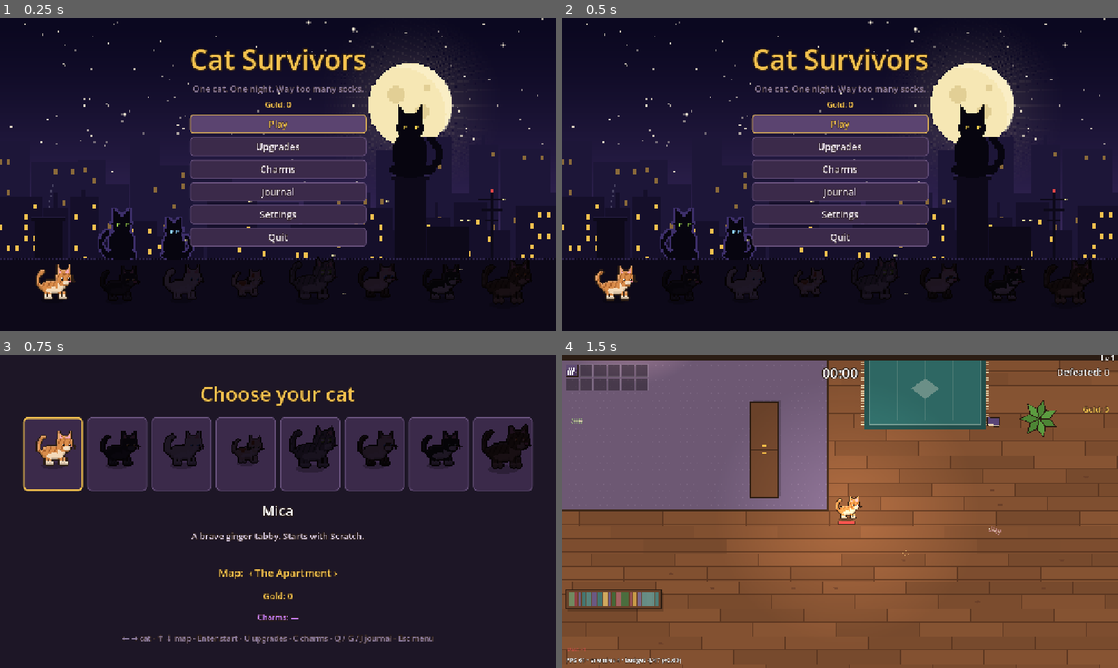
Above: before the commit, frames 1-4 (two rows, left to right).
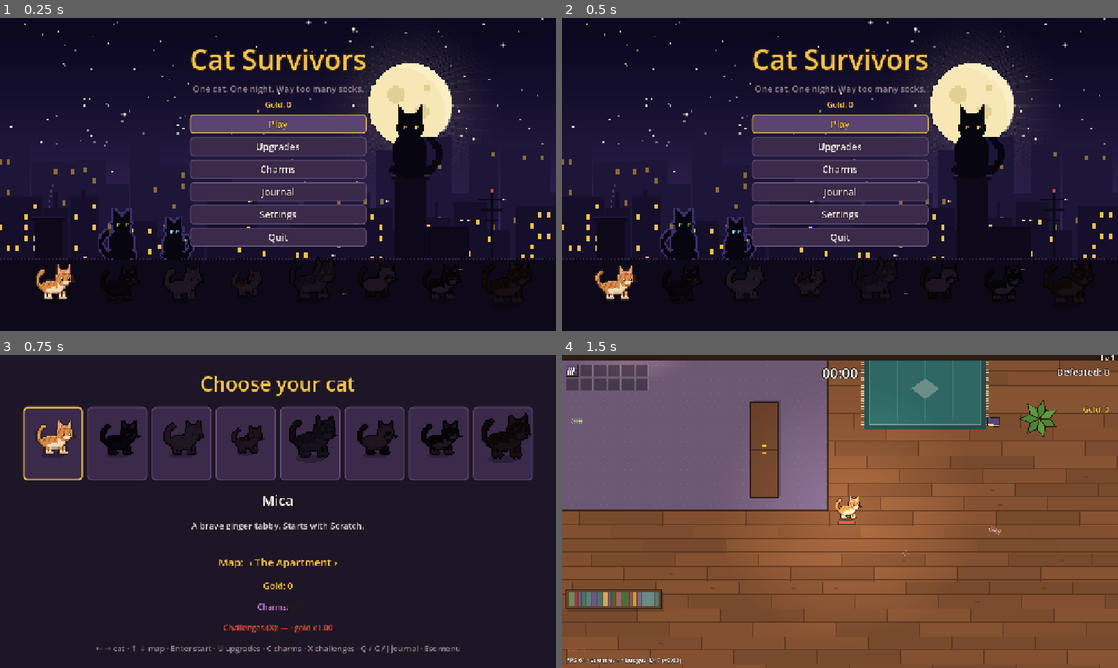
Above: after the commit, the same moments.

Repository: johnniccon01/cat-survivors
Game: Godot game, scene res://scenes/main_menu.tscn
The game is run twice, just before and just after one commit, with the same random seed, the same clock (stepped at 60 frames per second) and the same inputs.
Inputs (mouse positions are in pixels of both pictures, inside the frame that each line leads up to):
- Up to frame 1 (0.25 s): no input
- Up to frame 2 (0.5 s): no input
- Up to frame 3 (0.75 s): click "Play" at 0.5 s
- Up to frame 4 (1.5 s): tap Enter (ui_accept) at 1.25 s; move the mouse to (962, 495) at 1.27 s; hold D (move_right) from 1.28 s (still down); hold C (charms) from 1.28 s (still down); click (962, 495) at 1.42 s

Frames 1-2 are identical in both runs. In frame 3, 15% of the frame differs, in the area x 4-96%, y 6-96%; in frame 4, nothing differs.

Commit message:
Challenges: harder nights for more gold
X on the cat select screen opens the challenges (saved with the profile):
Turbo (everything 25 % faster), Glass Cat (half health, +50 % damage), No
Healing, One Weapon and Cursed Night (more, tougher, faster enemies). Each
multiplies the gold from the night; they stack. Wins are recorded per
challenge for a new quest line (Daredevil). --challenges=A,B for tests; the
hit-stop now restores the run's own game speed.

Co-Authored-By: Claude Opus 5.5 <noreply@anthropic.com>

Diff:
--- /dev/null
+++ b/data/challenges.json
@@ -0,0 +1,17 @@
+{
+  "HYPER": {
+    "gold": 1.3
+  },
+  "GLASS": {
+    "gold": 1.4
+  },
+  "NO_HEAL": {
+    "gold": 1.5
+  },
+  "ONE_WEAPON": {
+    "gold": 1.5
+  },
+  "CURSED": {
+    "gold": 1.6
+  }
+}
--- a/data/questbook.json
+++ b/data/questbook.json
@@ -725,6 +725,35 @@
           }
         }
       ]
+    },
+    "DARING": {
+      "chapter": "main",
+      "tiers": [
+        {
+          "type": "flags",
+          "prefix": "win_challenge:",
+          "target": 1,
+          "reward": {
+            "gold": 300
+          }
+        },
+        {
+          "type": "flags",
+          "prefix": "win_challenge:",
+          "target": 5,
+          "reward": {
+            "charm": "TWIN_KITTEN"
+          }
+        },
+        {
+          "type": "flag",
+          "flag": "win_three_challenges",
+          "target": 1,
+          "reward": {
+            "gold": 2500
+          }
+        }
+      ]
     }
   }
 }
--- a/locale/translations.csv
+++ b/locale/translations.csv
@@ -127,7 +127,7 @@
 QUEST_FRIDGE_OPEN,Stay by the fridge to open it,Zostaň pri chladničke a otvor ju
 QUEST_FRIDGE_FIGHT,Defeat the leftovers: %d left,Poraz zvyšky: zostáva %d
 SELECT_TITLE,Choose your cat,Vyber si mačku
-SELECT_HINT,← → cat · ↑ ↓ map · Enter start · U upgrades · C charms · Q / G / J journal · Esc menu,← → mačka · ↑ ↓ mapa · Enter štart · U vylepšenia · C prívesky · Q / G / J denník · Esc menu
+SELECT_HINT,← → cat · ↑ ↓ map · Enter start · U upgrades · C charms · X challenges · Q / G / J journal · Esc menu,← → mačka · ↑ ↓ mapa · Enter štart · U vylepšenia · C prívesky · X výzvy · Q / G / J denník · Esc menu
 SELECT_LOCKED,???,???
 GAME_OVER_MENU,Esc – change cat,Esc – zmeniť mačku
 QUEST_RESCUE_ESCORT,Walk %s to the safe cat bed,Odprevaď: %s do bezpečného pelechu
@@ -691,3 +691,24 @@
 ENEMY_SCARECROW_DESC,Marks the ground and stabs it with a pitchfork. Calls its crows.,Označí zem a zabodne do nej vidly. Volá si vrany.
 ENEMY_THUNDERCLOUD_NAME,The Thundercloud,Búrkový mrak
 ENEMY_THUNDERCLOUD_DESC,Drifts overhead and calls lightning down where it points.,"Pláva nad strechami a zosiela blesky tam, kam ukáže."
+CHALLENGES_TITLE,Challenges,Výzvy
+CHALLENGES_HINT,↑ ↓ choose · Enter on / off · X / Esc back,↑ ↓ výber · Enter zapnúť / vypnúť · X / Esc späť
+CHALLENGES_GOLD,Gold from the night: x%.2f,Zlato z noci: ×%.2f
+CHALLENGES_MULT,gold x%.1f,zlato ×%.1f
+CHALLENGES_ON,Challenges: %s (gold x%.2f),Výzvy: %s (zlato ×%.2f)
+SELECT_CHALLENGES,Challenges (X): %s · gold x%.2f,Výzvy (X): %s · zlato ×%.2f
+SUMMARY_CHALLENGE,Challenges x%.2f: +%d gold,Výzvy ×%.2f: +%d zlata
+CHALLENGE_HYPER_NAME,Turbo,Turbo
+CHALLENGE_HYPER_DESC,Everything runs 25% faster – you too.,Všetko beží o 25 % rýchlejšie – aj ty.
+CHALLENGE_GLASS_NAME,Glass Cat,Krehká mačka
+CHALLENGE_GLASS_DESC,"Half the health, but +50% damage.","Polovica zdravia, ale +50 % poškodenie."
+CHALLENGE_NO_HEAL_NAME,No Healing,Bez liečenia
+CHALLENGE_NO_HEAL_DESC,"Hearts, sardines and regeneration don't heal you.","Srdiečka, sardinky ani regenerácia ťa nevyliečia."
+CHALLENGE_ONE_WEAPON_NAME,One Weapon,Jediná zbraň
+CHALLENGE_ONE_WEAPON_DESC,You keep your starting weapon – no others.,Ostane ti len štartová zbraň – žiadne ďalšie.
+CHALLENGE_CURSED_NAME,Cursed Night,Prekliata noc
+CHALLENGE_CURSED_DESC,"More enemies, tougher and faster.","Viac nepriateľov, odolnejších a rýchlejších."
+QB_DARING_NAME,Daredevil,Odvážlivec
+QB_DARING_1,Win a night with a challenge on.,Vyhrať noc so zapnutou výzvou.
+QB_DARING_2,Win with each of the 5 challenges.,Vyhrať s každou z 5 výziev.
+QB_DARING_3,Win a night with 3 challenges at once.,Vyhrať noc s 3 výzvami naraz.
--- a/scripts/autoload/game_data.gd
+++ b/scripts/autoload/game_data.gd
@@ -19,6 +19,8 @@
 var branches: Dictionary = {}
 ## Champion affixes: id -> {hp, speed, damage, taken, scale, split, regen, bomb, color}
 var champions: Dictionary = {}
+## Challenges: id -> {gold}
+var challenges: Dictionary = {}
 ## Weighted drop table for broken props: [{kind, weight, value}]
 var loot: Array = []
 
@@ -35,6 +37,7 @@
 	questbook = _load_json("res://data/questbook.json")
 	branches = _load_json("res://data/branches.json")
 	champions = _load_json("res://data/champions.json")
+	challenges = _load_json("res://data/challenges.json")
 	var props_file := _load_json("res://data/props.json")
 	props = props_file.get("props", {})
 	loot = props_file.get("loot", [])
@@ -73,6 +76,7 @@
 	_add_keys("questbook", [KEY_Q])
 	_add_keys("journal", [KEY_J])
 	_add_keys("endless", [KEY_E])
+	_add_keys("challenges", [KEY_X])
 	_add_keys("toggle_numbers", [KEY_N])
 	_add_keys("toggle_shake", [KEY_K])
 	_add_axis("move_left", JOY_AXIS_LEFT_X, -1.0)
--- a/scripts/autoload/profile.gd
+++ b/scripts/autoload/profile.gd
@@ -29,6 +29,8 @@
 var powerups: Dictionary = {}
 ## Quest book: line id -> steps done
 var questbook: Dictionary = {}
+## Challenges switched on for the next nights.
+var challenges: Array[String] = []
 
 
 func _ready() -> void:
@@ -59,6 +61,9 @@
 		spent = cfg.get_value("shop", "spent", 0)
 		powerups = cfg.get_value("shop", "powerups", {})
 		questbook = cfg.get_value("questbook", "steps", {})
+		for id: String in cfg.get_value("challenge", "active", []):
+			if GameData.challenges.has(id):
+				challenges.append(id)
 	for id: String in GameData.cats:
 		if GameData.cats[id].get("unlocked", false) and id not in unlocked:
 			unlocked.append(id)
@@ -66,8 +71,13 @@
 		selected_cat = "MICA"
 	if not is_stage_unlocked(selected_stage):
 		selected_stage = "LIVING_ROOM"
-	# Debug: `-- --cat=LUNA` / `-- --stage=BASEMENT` skip unlocking.
+	# Debug: `-- --cat=LUNA` / `-- --stage=BASEMENT` skip unlocking,
+	# `-- --challenges=HYPER,GLASS` sets challenges for this run.
 	for arg: String in OS.get_cmdline_user_args():
+		if arg.begins_with("--challenges="):
+			challenges.clear()
+			for id in arg.trim_prefix("--challenges=").split(",", false):
+				challenges.append(id)
 		if arg.begins_with("--cat="):
 			selected_cat = arg.trim_prefix("--cat=")
 		elif arg.begins_with("--stage="):
@@ -130,6 +140,26 @@
 		"cats_unlocked":
 			return unlocked.size()
 	return int(stats.get(key, 0))
+
+
+func has_challenge(id: String) -> bool:
+	return id in challenges
+
+
+func toggle_challenge(id: String) -> void:
+	if id in challenges:
+		challenges.erase(id)
+	else:
+		challenges.append(id)
+	save()
+
+
+## Gold multiplier of all challenges switched on.
+func challenge_gold() -> float:
+	var mult := 1.0
+	for id in challenges:
+		mult *= float(GameData.challenges.get(id, {}).get("gold", 1.0))
+	return mult
 
 
 func has_charm(id: String) -> bool:
@@ -276,4 +306,5 @@
 	cfg.set_value("shop", "spent", spent)
 	cfg.set_value("shop", "powerups", powerups)
 	cfg.set_value("questbook", "steps", questbook)
+	cfg.set_value("challenge", "active", challenges)
 	cfg.save(PATH)
--- a/scripts/main.gd
+++ b/scripts/main.gd
@@ -57,6 +57,7 @@
 ## The devil shows up this long after the second angel save.
 const DEVIL_DELAY := 4.0
 const GOLDEN_MOUSE := "GOLDEN_MOUSE"
+const HYPER_SPEED := 1.25
 ## Seconds between golden mouse visits (random in this range).
 const GOLDEN_EVERY := [150.0, 260.0]
 const GOLDEN_COINS := 10
@@ -120,11 +121,14 @@
 ## The map track playing now (day or night).
 var _music_track := ""
 var _golden_t: float = GOLDEN_EVERY[0]
+## Game speed (Turbo challenge, 4x for the bot), restored after hit-stops.
+var _base_time_scale := 1.0
 ## Endless night: whether it's on, and the gold already banked at the win.
 var _endless := false
 var _banked_gold := 0.0
 var _last_end := ""
 var _champion_seen := false
+var _challenge_shown := false
 
 @onready var player: Player = $Player
 @onready var enemies: EnemyManager = $Enemies
@@ -227,7 +231,8 @@
 	hud.update_inventory(player)
 	if _bot:
 		player.controller = "bot"
-		Engine.time_scale = 4.0
+	_base_time_scale = (4.0 if _bot else 1.0) * (HYPER_SPEED if Profile.has_challenge("HYPER") else 1.0)
+	Engine.time_scale = _base_time_scale
 	for i in int(_arg("--levels=", "0")):
 		Upgrades.apply(player, Upgrades.roll(player)[0])
 	if OS.is_debug_build() and not _bot:
@@ -633,6 +638,10 @@
 		lines.append(tr("SUMMARY_CHARMS_KEPT") % _charm_names())
 		if refund > 0:
 			lines.append(tr("SUMMARY_CHARMS_DUPES") % refund)
+	if not Profile.challenges.is_empty():
+		var bonus := floori(gold * (Profile.challenge_gold() - 1.0))
+		gold += bonus
+		lines.append(tr("SUMMARY_CHALLENGE") % [Profile.challenge_gold(), bonus])
 	Profile.add_gold(gold)
 	for id in Goals.check():
 		lines.append(tr("GOAL_DONE") % [tr("GOAL_%s_NAME" % id), Goals.reward_text(id)])
@@ -677,6 +686,9 @@
 			Profile.set_flag("brink")
 	else:
 		_brink_t = 0.0
+	if not Profile.challenges.is_empty() and spawner.elapsed < 1.0 and not _challenge_shown:
+		_challenge_shown = true
+		hud.show_banner(tr("CHALLENGES_ON") % [", ".join(Profile.challenges.map(func(c: String) -> String: return tr("CHALLENGE_%s_NAME" % c))), Profile.challenge_gold()], 4.0)
 	if not _champion_seen and int(Engine.get_process_frames()) % 30 == 0:
 		for e in enemies.enemies:
 			if e.champion != "":
@@ -830,7 +842,7 @@
 		return
 	Engine.time_scale = 0.08
 	await get_tree().create_timer(0.14, true, false, true).timeout
-	Engine.time_scale = 1.0
+	Engine.time_scale = _base_time_scale
 
 
 ## Expanding golden ring around the cat on level-up.
@@ -859,6 +871,10 @@
 		Profile.set_flag("win_healthy:" + stage)
 	if _was_on_brink:
 		Profile.set_flag("brink_win")
+	for c in Profile.challenges:
+		Profile.set_flag("win_challenge:" + c)
+	if Profile.challenges.size() >= 3:
+		Profile.set_flag("win_three_challenges")
 
 
 func _on_final_boss(boss: Enemy) -> void:
--- a/scripts/player/player.gd
+++ b/scripts/player/player.gd
@@ -114,6 +114,11 @@
 		Profile.set_flag("used:" + id)
 
 
+## Weapon slots: one with the "one weapon" challenge.
+func max_weapons() -> int:
+	return 1 if (controller == "input" or controller == "bot") and Profile.has_challenge("ONE_WEAPON") else MAX_WEAPONS
+
+
 func is_companion() -> bool:
 	return controller == "follow"
 
@@ -145,6 +150,9 @@
 
 
 func heal(amount: float) -> void:
+	# Challenge "no healing": nothing heals the played cat.
+	if (controller == "input" or controller == "bot") and Profile.has_challenge("NO_HEAL"):
+		return
 	hp = minf(hp + amount, max_hp)
 
 
@@ -228,6 +236,13 @@
 			var lv: Dictionary = levels[i]
 			for key: String in lv:
 				stats[key] += lv[key]
+	if controller == "input" or controller == "bot":
+		# Challenges: a fragile cat that hits harder, a cursed night.
+		if Profile.has_challenge("GLASS"):
+			stats["max_hp"] *= 0.5
+			stats["might"] *= 1.5
+		if Profile.has_challenge("CURSED"):
+			stats["curse"] += 0.5
 	var old_max := max_hp
 	max_hp = stats["max_hp"]
 	hp += maxf(max_hp - old_max, 0.0)
--- a/scripts/progression/upgrades.gd
+++ b/scripts/progression/upgrades.gd
@@ -35,7 +35,7 @@
 		if owned != null:
 			if owned.level < owned.max_level():
 				pool.append({"kind": "weapon", "id": id, "level": owned.level + 1, "weight": data.get("rarity", 100)})
-		elif not owned_only and player.weapon_count() < Player.MAX_WEAPONS and not _has_evolution_of(player, id):
+		elif not owned_only and player.weapon_count() < player.max_weapons() and not _has_evolution_of(player, id):
 			pool.append({"kind": "weapon", "id": id, "level": 1, "weight": data.get("rarity", 100)})
 	_add_branch_offers(player, pool)
 	for id: String in GameData.passives:
--- a/scripts/ui/character_select.gd
+++ b/scripts/ui/character_select.gd
@@ -21,13 +21,15 @@
 var _shop: ShopPanel
 var _charms: CharmPanel
 var _journal: JournalPanel
+var _challenges: ChallengePanel
+var _challenge_label: Label
 var _worn: Label
 var _gold: Label
 
 
 func _ready() -> void:
 	for arg: String in OS.get_cmdline_user_args():
-		if arg.begins_with("--") and arg not in ["--shop", "--charms", "--goals", "--journal", "--ui-test"]:
+		if arg.begins_with("--") and arg not in ["--shop", "--charms", "--goals", "--journal", "--challenges", "--ui-test"]:
 			get_tree().change_scene_to_file.call_deferred(MAIN_SCENE)
 			return
 	for id: String in GameData.cats:
@@ -101,6 +103,8 @@
 	box.add_child(_gold)
 	_worn = _label(18, Color("c77dff"))
 	box.add_child(_worn)
+	_challenge_label = _label(18, Color("e04646"))
+	box.add_child(_challenge_label)
 
 	var hint := _label(18, Color("8f7ea3"))
 	hint.text = "SELECT_HINT"
@@ -115,6 +119,9 @@
 	_journal = JournalPanel.new()
 	add_child(_journal)
 	_journal.closed.connect(_refresh)
+	_challenges = ChallengePanel.new()
+	add_child(_challenges)
+	_challenges.closed.connect(_refresh)
 
 
 func _refresh() -> void:
@@ -136,6 +143,8 @@
 		_desc.text = tr("CAT_%s_HINT" % id)
 	var worn: Array = Profile.equipped_charms.map(func(c: String) -> String: return tr("CHARM_%s_NAME" % c))
 	_worn.text = tr("SELECT_CHARMS") % ("—" if worn.is_empty() else ", ".join(worn))
+	var ch: Array = Profile.challenges.map(func(c: String) -> String: return tr("CHALLENGE_%s_NAME" % c))
+	_challenge_label.text = tr("SELECT_CHALLENGES") % ["—" if ch.is_empty() else ", ".join(ch), Profile.challenge_gold()]
 	_gold.text = tr("SELECT_GOLD") % Profile.gold
 	if Profile.streak > 0 or Profile.best_streak > 0:
 		_gold.text += "   ·   " + tr("SELECT_STREAK") % [Profile.streak, Profile.best_streak, roundi((Profile.streak_multiplier() - 1.0) * 100.0)]
@@ -148,7 +157,11 @@
 
 
 func _unhandled_input(event: InputEvent) -> void:
-	if _shop.visible or _charms.visible or _journal.visible:
+	if _shop.visible or _charms.visible or _journal.visible or _challenges.visible:
+		return
+	if event.is_action_pressed("challenges"):
+		Audio.play("click", -6.0, 0.0)
+		_challenges.open()
 		return
 	for entry: Array in [["questbook", "quests"], ["goals", "goals"], ["journal", "bestiary"]]:
 		if event.is_action_pressed(entry[0]):
--- a/tools/ui_test.gd
+++ b/tools/ui_test.gd
@@ -97,7 +97,7 @@
 	await _press(KEY_UP)
 	_expect(sel.get("_stage_index") == stage, "Down/Up move the stage and back")
 	# Panels opened from here: keys go to the panel, Esc closes only the panel.
-	for entry: Array in [[KEY_C, "_charms"], [KEY_U, "_shop"], [KEY_G, "_journal"], [KEY_Q, "_journal"], [KEY_J, "_journal"]]:
+	for entry: Array in [[KEY_C, "_charms"], [KEY_U, "_shop"], [KEY_G, "_journal"], [KEY_Q, "_journal"], [KEY_J, "_journal"], [KEY_X, "_challenges"]]:
 		var panel: Control = sel.get(entry[1])
 		await _press(entry[0])
 		_expect(panel.visible, "select: %s opens" % entry[1])
Binary file changed: locale/translations.en.translation
Binary file changed: locale/translations.sk.translation
Not shown, added: scripts/ui/challenge_panel.gd.uid
Not shown, changed: PLAN.md
Not shown, changed: tools/run_checks.sh
